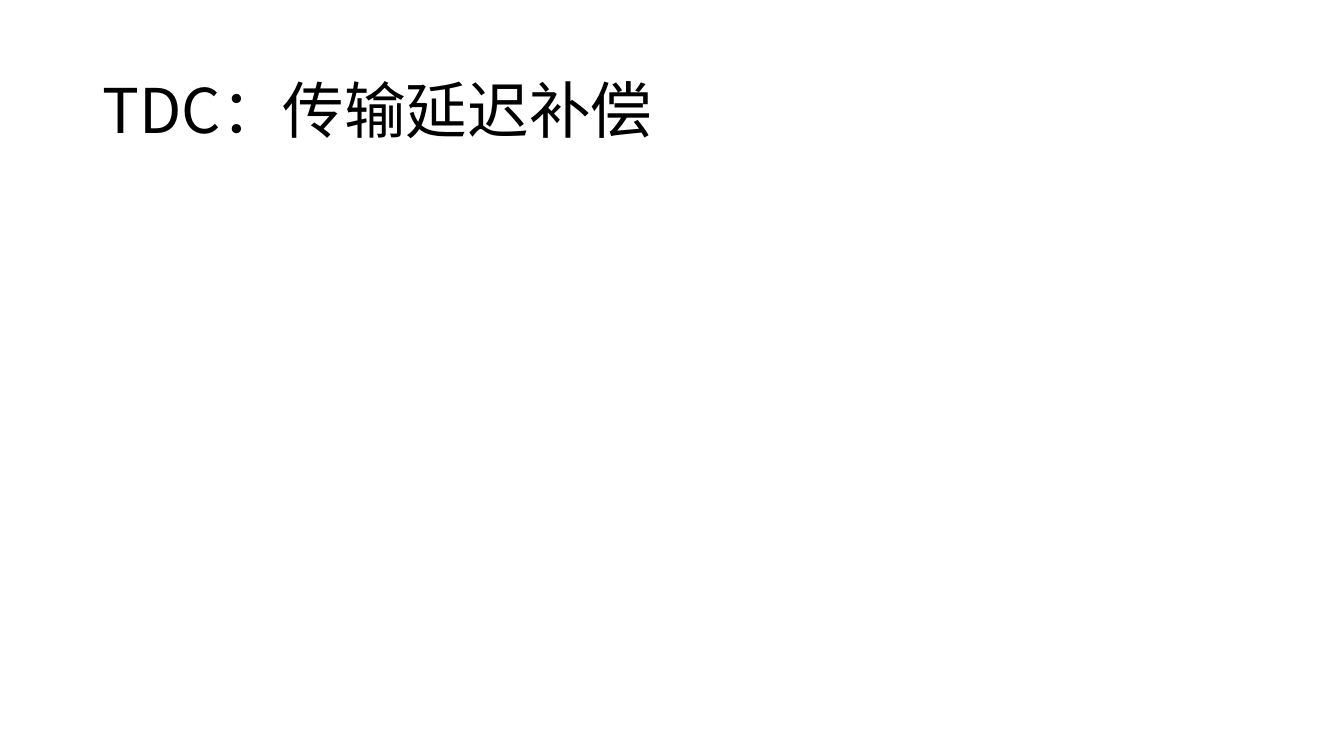
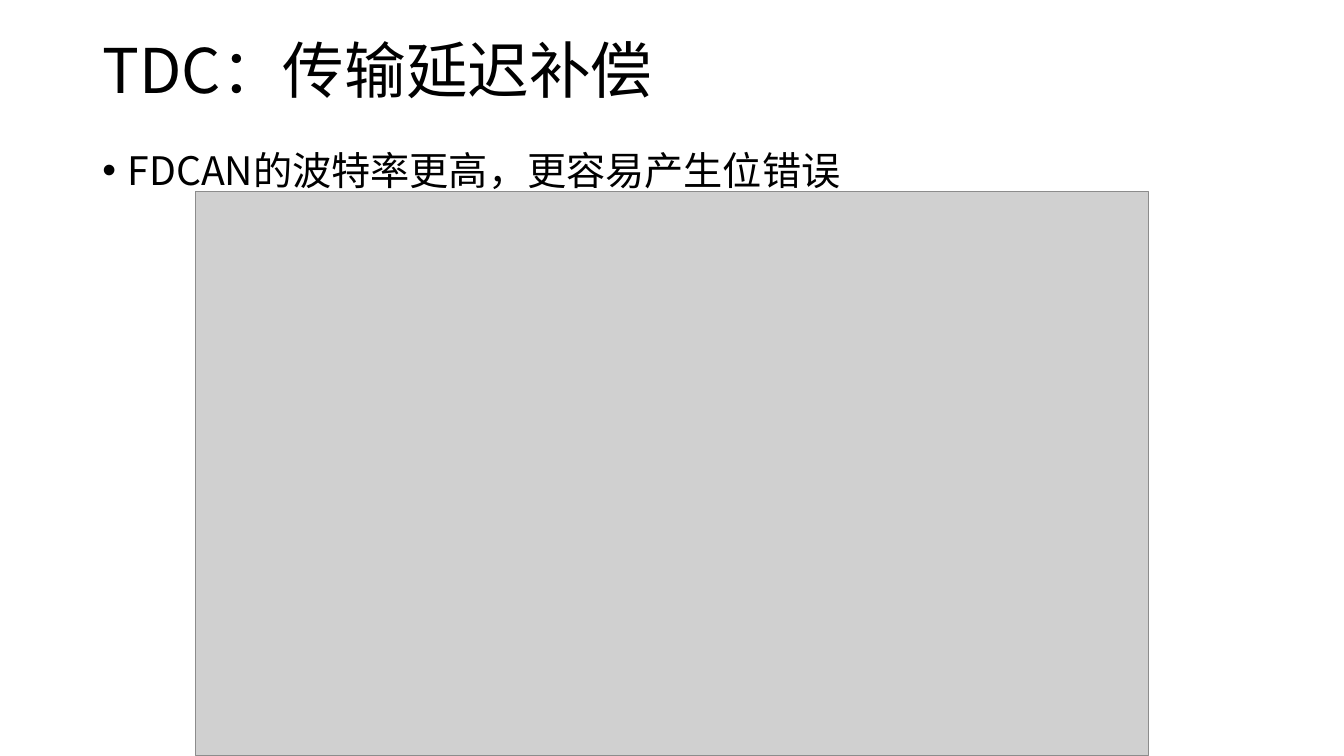
Before and after one commit to JLU-Robomaster-Embedded/embedded_tutorial, a slide deck: slide 43 of 2_STM32基本功能.pptx (slide 40 before the commit). Drawn at 1344x756 pixels with LibreOffice and Linux fonts; fonts in the diff are those of the drawing; grey boxes stand for pictures. Boxes give left, top, right and bottom in pixels: in the first picture for what was removed or moved away, otherwise in the second. Text is boxed around its words. In the diff, an @@ line names an element or a change of style, - is before the commit and + after.

```diff
--- a/2_STM32基本功能.pptx
+++ b/2_STM32基本功能.pptx
@@ title "TDC：传输延迟补偿": place and size @@
-title "TDC：传输延迟补偿" at (102,81,652,138)
+title "TDC：传输延迟补偿" at (102,41,652,98)
@@ text added at (128,152,841,196), 28 pt, text #000000 @@
+• FDCAN的波特率更高，更容易产生位错误
@@ picture added at (196,192,1149,756) @@
```
Also in this commit, not shown: 6 other slides changed, 8 slides added.
